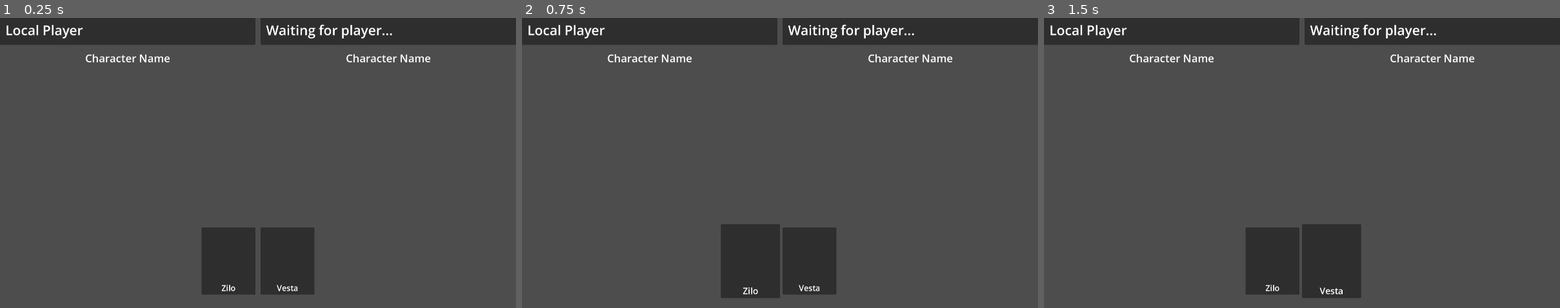
Above: before the commit, frames 1-3 (left to right).
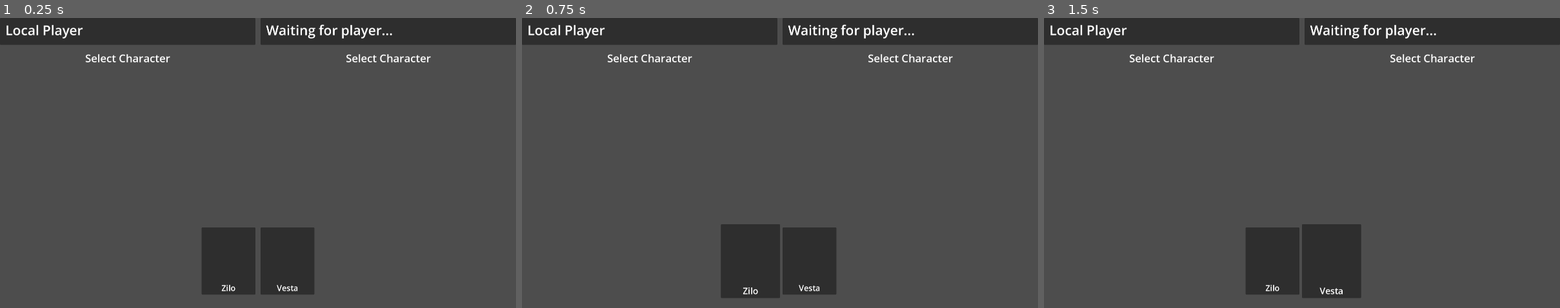
Above: after the commit, the same moments.

Repository: CUGG-2025-Puzzlers/hex-arena
Game: Godot game, scene res://scenes/character_select.tscn
The game is run twice, just before and just after one commit, with the same random seed, the same clock (stepped at 60 frames per second) and the same inputs. This scene is started directly instead of the project's main scene.
Inputs (mouse positions are in pixels of both pictures, inside the frame that each line leads up to):
- Up to frame 1 (0.25 s): no input
- Up to frame 2 (0.75 s): tap Enter at 0.5 s; move the mouse to (749, 261) at 0.52 s; tap Space (fire_magic) at 0.6 s; click (749, 261) at 0.67 s
- Up to frame 3 (1.5 s): tap Space (fire_magic) at 1.25 s; move the mouse to (1332, 261) at 1.27 s; click (1332, 261) at 1.35 s

The runs differ from the first frame. In frame 1, 0.6% of the frame differs, in the area x 16-84%, y 12-16%; in frame 2, 0.6%; in frame 3, 0.6%.
Error before the commit: Invalid access to property or key '1' on a base object of type 'Dictionary'. (res://scripts/character_select.gd:45)
Error after the commit: Invalid access to property or key '1' on a base object of type 'Dictionary'. (res://scripts/character_select.gd:50)

Commit message:
Fixed character info not setting properly

Diff:
--- a/scripts/character_select.gd
+++ b/scripts/character_select.gd
@@ -21,15 +21,20 @@
 	_local_player_name.text = MultiplayerManager.player_info.name
 	_remote_player_name.text = WAITING_FOR_PLAYER
 
+	_set_character_info(Util.Character.None, true)
+	_set_character_info(Util.Character.None, false)
+
 #region Event Listeners
 
 # Sets the other player's label to their name
 func _on_player_connected(id, info):
 	_remote_player_name.text = info.name
+	_set_character_info(info.character, false)
 
 # Sets the other player's label to the default text
 func _on_player_disconnected(id):
 	_remote_player_name.text = WAITING_FOR_PLAYER
+	_set_character_info(Util.Character.None, false)
 
 # Sets this client's selected character on all clients
 func _on_character_selected(character: Util.Character):
@@ -46,8 +51,9 @@
 	MultiplayerManager.set_player_character(sender_id, character)
 	_set_character_info(character, sender_is_local_client)
 
+# Sets the character info for the local or remote player
 func _set_character_info(character: Util.Character, is_local_client: bool):
-	var character_name = Util.Character.keys()[character]
+	var character_name = Util.Character.keys()[character] if character != Util.Character.None else SELECT_CHARACTER
 
 	if is_local_client:
 		_local_character_name.text = character_name
